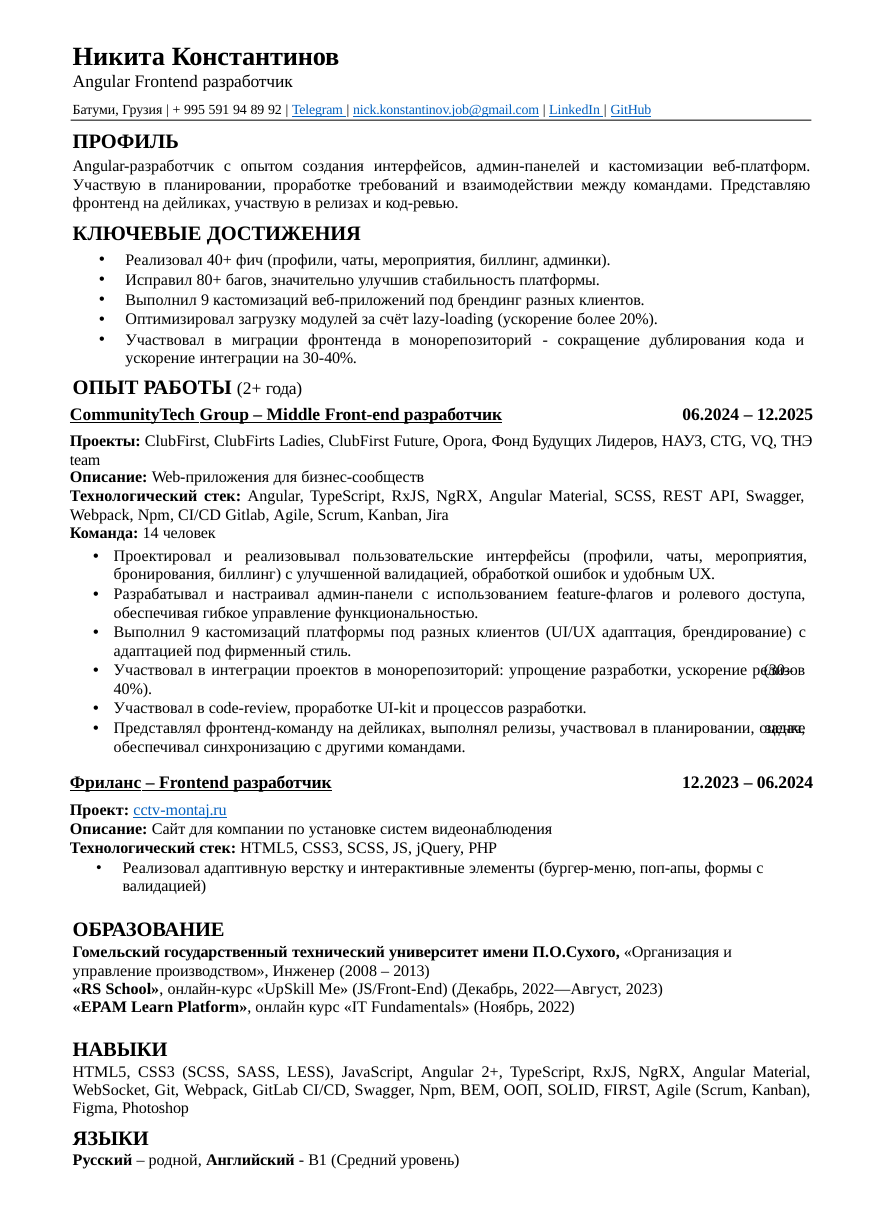
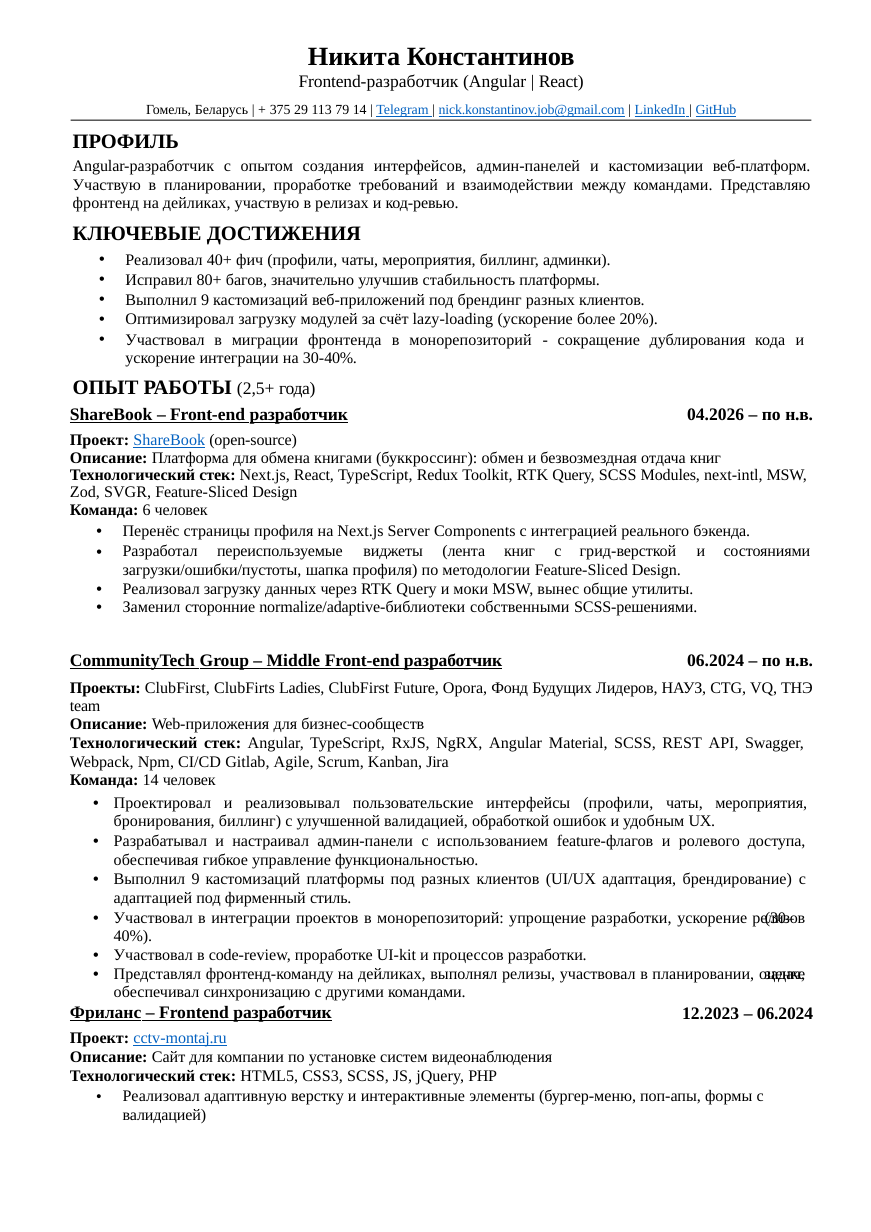
Before and after one commit to nick-konstantinov/CV, a slide deck: slide 1 of src/files/CV-Mikita_Kanstantsinau(front-end).pptx. Drawn at 871x1232 pixels with LibreOffice and Linux fonts; fonts in the diff are those of the drawing. Boxes give left, top, right and bottom in pixels: in the first picture for what was removed or moved away, otherwise in the second. Text is boxed around its words. In the diff, an @@ line names an element or a change of style, - is before the commit and + after.

```diff
--- a/src/files/CV-Mikita_Kanstantsinau(front-end).pptx
+++ b/src/files/CV-Mikita_Kanstantsinau(front-end).pptx
@@ text at (x1=308, y1=47, x2=575, y2=66): alignment left to centre; indent changed @@
@@ text at (x1=146, y1=74, x2=737, y2=117): text changed @@
-Angular Frontend разработчик
-Батуми, Грузия | + 995 591 94 89 92 | Telegram | nick.konstantinov.job@gmail.com | LinkedIn | GitHub
+Frontend-разработчик (Angular | React)
+Гомель, Беларусь | + 375 29 113 79 14 | Telegram | nick.konstantinov.job@gmail.com | LinkedIn | GitHub
@@ text at (x1=73, y1=380, x2=315, y2=398): text changed @@
-ОПЫТ РАБОТЫ (2+ года)
+ОПЫТ РАБОТЫ (2,5+ года)
@@ table at (x1=66, y1=406, x2=817, y2=1127) @@
-row 1: CommunityTech Group – Middle Front-end разработчик | 06.2024 – 12.2025
+row 1: ShareBook – Front-end разработчик | 04.2026 – по н.в.
+row 2: Проект: ShareBook (open-source) / Описание: Платформа для обмена книгами (буккроссинг): обмен и безвозмездная отдача книг Технологический стек: Next.js, React, TypeScript, Redux Toolkit, RTK Query, SCSS Modules, next-intl, MSW, Zod, SVGR, Feature-Sliced Design / Команда: 6 человек / Перенёс страницы профиля на Next.js Server Components с интеграцией реального бэкенда. / Разработал переиспользуемые виджеты (лента книг с грид-версткой и состояниями загрузки/ошибки/пустоты, шапка профиля) по методологии Feature-Sliced Design. / Реализовал загрузку данных через RTK Query и моки MSW, вынес общие утилиты. / Заменил сторонние normalize/adaptive-библиотеки собственными SCSS-решениями. | 
+row 3: CommunityTech Group – Middle Front-end разработчик | 06.2024 – по н.в.
@@ text removed at (x1=73, y1=922, x2=810, y2=1169) @@
-ОБРАЗОВАНИЕ
-Гомельский государственный технический университет имени П.О.Сухого, «Организация и управление производством», Инженер (2008 – 2013)
-«RS School», онлайн-курс «UpSkill Me» (JS/Front-End) (Декабрь, 2022—Август, 2023)
-«EPAM Learn Platform», онлайн курс «IT Fundamentals» (Ноябрь, 2022)
-НАВЫКИ
-HTML5, CSS3 (SCSS, SASS, LESS), JavaScript, Angular 2+, TypeScript, RxJS, NgRX, Angular Material, WebSocket, Git, Webpack, GitLab CI/CD, Swagger, Npm, BEM, ООП, SOLID, FIRST, Agile (Scrum, Kanban), Figma, Photoshop
-ЯЗЫКИ
-Русский – родной, Английский - B1 (Средний уровень)
```
Also in this commit, not shown: 1 other slide changed, 2 slides added, 2 other files.
